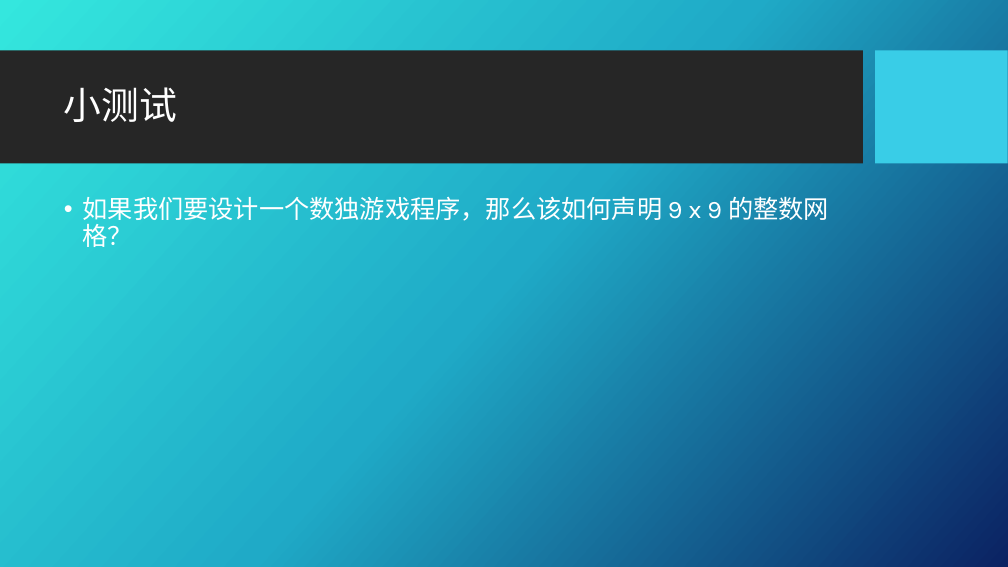
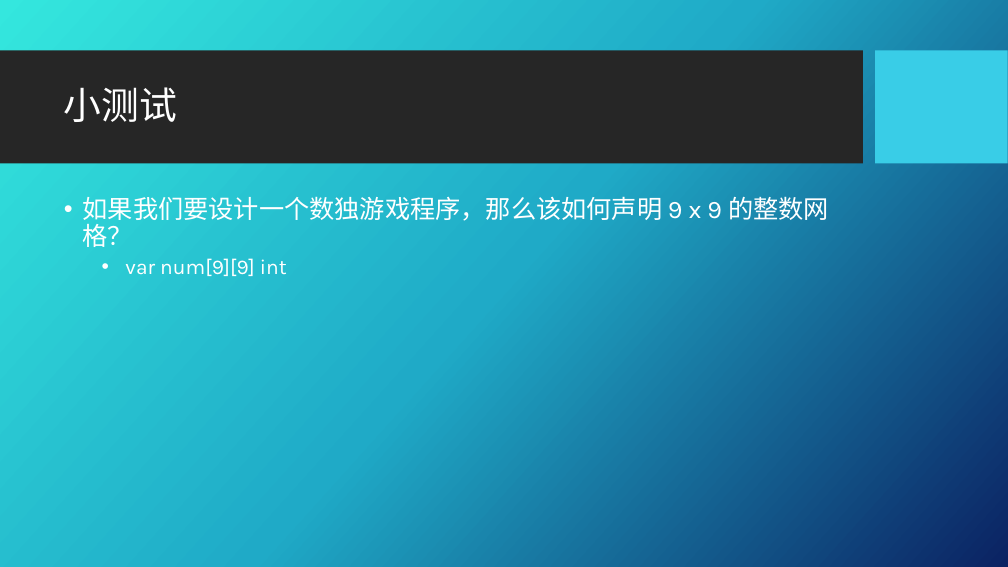
Before and after one commit to Applevegetable/note, a slide deck: slide 13 of PPT/Go 16.pptx. Drawn at 1008x567 pixels with LibreOffice and Linux fonts; fonts in the diff are those of the drawing; background and template pictures are left out. Boxes give left, top, right and bottom in pixels: in the first picture for what was removed or moved away, otherwise in the second. Text is boxed around its words. In the diff, an @@ line names an element or a change of style, - is before the commit and + after.

```diff
--- a/PPT/Go 16.pptx
+++ b/PPT/Go 16.pptx
@@ text at bbox=[125, 258, 287, 276]: paragraph added @@
+  • var num[9][9] int
```
Also in this commit, not shown: 5 other slides changed, 13 other files.
